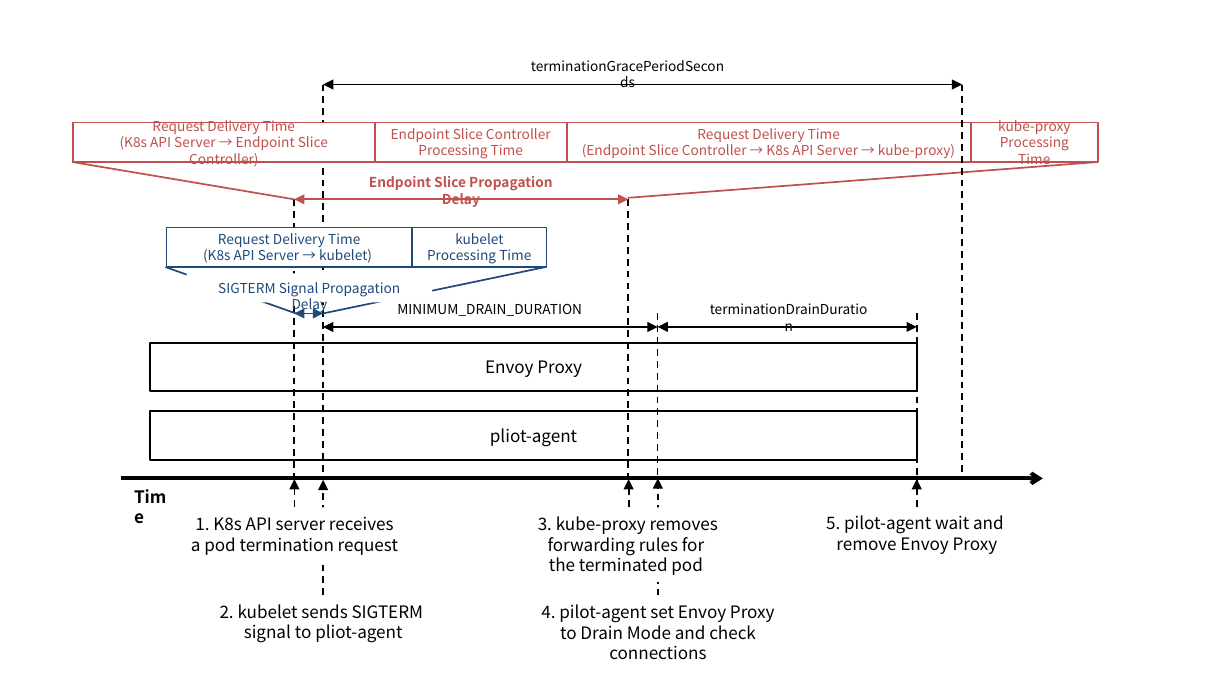
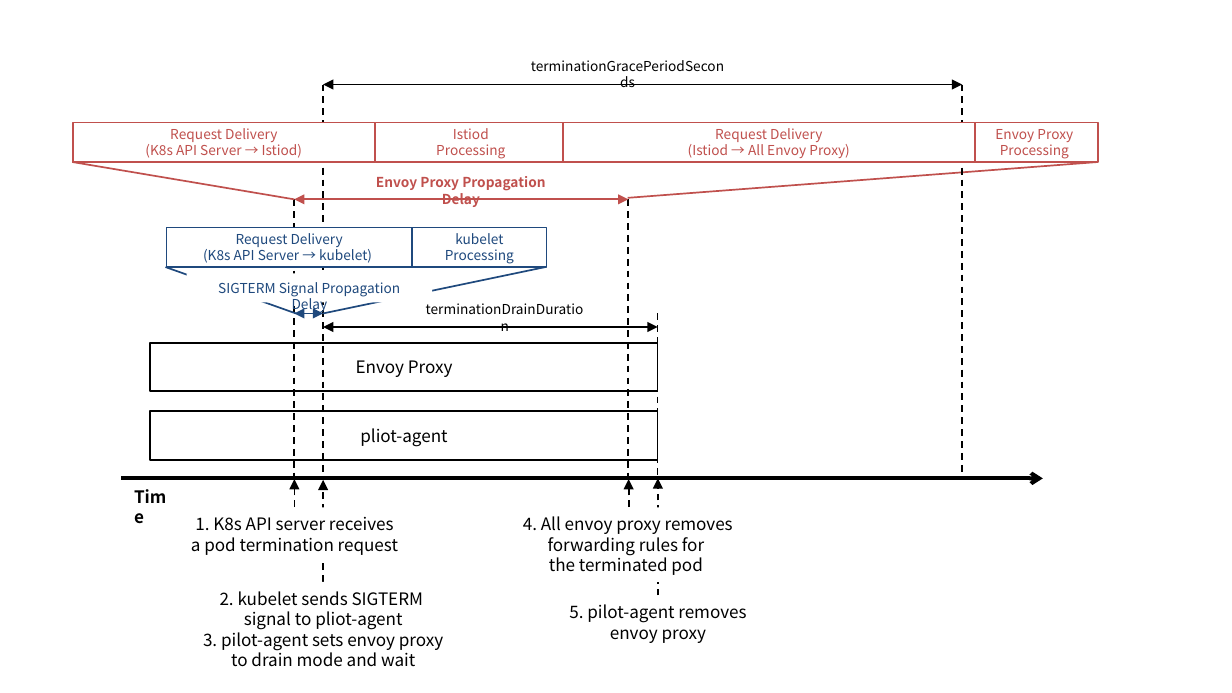
Before and after one commit to ssup2/blog-software, a slide deck: slide 3 of content/docs/theory-analysis/istio-pod-gracefully-termination/images/images.pptx. Drawn at 1232x693 pixels with LibreOffice and Linux fonts; fonts in the diff are those of the drawing. Boxes give left, top, right and bottom in pixels: in the first picture for what was removed or moved away, otherwise in the second. Text is boxed around its words. In the diff, an @@ line names an element or a change of style, - is before the commit and + after.

```diff
--- a/content/docs/theory-analysis/istio-pod-gracefully-termination/images/images.pptx
+++ b/content/docs/theory-analysis/istio-pod-gracefully-termination/images/images.pptx
@@ text in rounded rectangle at (145,128,303,158): text changed @@
-Request Delivery Time
-(K8s API Server → Endpoint Slice Controller)
+Request Delivery
+(K8s API Server → Istiod)
@@ text in rounded rectangle at (436,128,505,159): text changed @@
-Endpoint Slice Controller
-Processing Time
+Istiod
+Processing
@@ rounded rectangle "Request Delivery": place and size @@
-rounded rectangle "Request Delivery" at (567,122,971,161)
+rounded rectangle "Request Delivery" at (563,122,975,161)
@@ text in rounded rectangle at (688,128,850,158): text changed @@
-Request Delivery Time
-(Endpoint Slice Controller → K8s API Server → kube-proxy)
+Request Delivery
+(Istiod → All Envoy Proxy)
@@ text in rounded rectangle at (995,129,1073,159): text changed @@
-kube-proxy
-Processing Time
+Envoy Proxy
+Processing
@@ text at (376,176,545,207): text changed @@
-Endpoint Slice Propagation Delay
+Envoy Proxy Propagation Delay
@@ text in rounded rectangle at (236,233,343,247): text changed @@
-Request Delivery Time
+Request Delivery
@@ text in rounded rectangle at (445,233,514,264): text changed @@
-kubelet Processing Time
+kubelet Processing
@@ text "terminationDrainDuration": place and size @@
-text "terminationDrainDuration" at (696,296,881,325)
+text "terminationDrainDuration" at (413,296,598,325)
@@ text removed at (397,304,582,316) @@
-MINIMUM_DRAIN_DURATION
@@ double arrow removed from (917, 326) to (658, 326) @@
@@ line removed from (917, 313) to (917, 480) @@
@@ rounded rectangle "Envoy Proxy": place and size @@
-rounded rectangle "Envoy Proxy" at (150,342,917,391)
+rounded rectangle "Envoy Proxy" at (150,342,658,391)
@@ rounded rectangle "pliot-agent": place and size @@
-rounded rectangle "pliot-agent" at (150,411,917,460)
+rounded rectangle "pliot-agent" at (150,411,658,460)
@@ arrow removed from (917, 508) to (917, 479) @@
@@ arrow moved from (323, 595) - (323, 480) to (323, 582) - (323, 480) @@
@@ text "4. All envoy proxy removes": place and size @@
-text "4. All envoy proxy removes" at (538,516,718,575)
+text "4. All envoy proxy removes" at (523,516,733,575)
@@ text at (523,516,733,534): text changed @@
-3. kube-proxy removes
+4. All envoy proxy removes
@@ text removed at (826,515,1004,554) @@
-5. pilot-agent wait and
-remove Envoy Proxy
@@ text "2. kubelet sends SIGTERM": place and size @@
-text "2. kubelet sends SIGTERM" at (220,604,423,643)
+text "2. kubelet sends SIGTERM" at (203,591,443,667)
@@ text at (203,611,443,667): text changed @@
-signal to pliot-agent
+signal to pliot-agent
+3. pilot-agent sets envoy proxy
+to drain mode and wait
@@ text at (569,604,746,643): text changed @@
-4. pilot-agent set Envoy Proxy
-to Drain Mode and check
-connections
+5. pilot-agent removes
+envoy proxy
```
Also in this commit, not shown: 2 other slides changed, 1 slide added, 13 other files.
